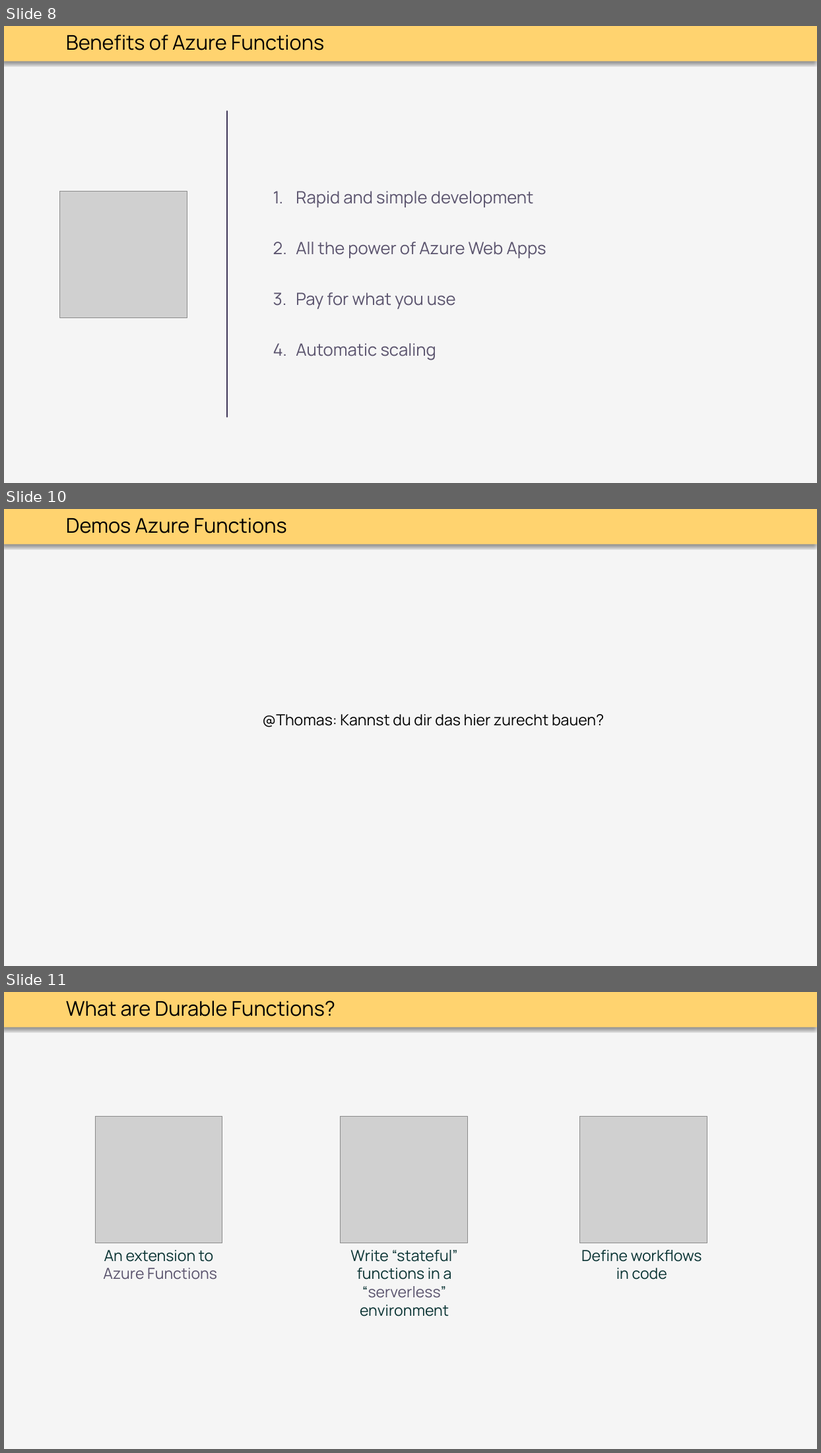
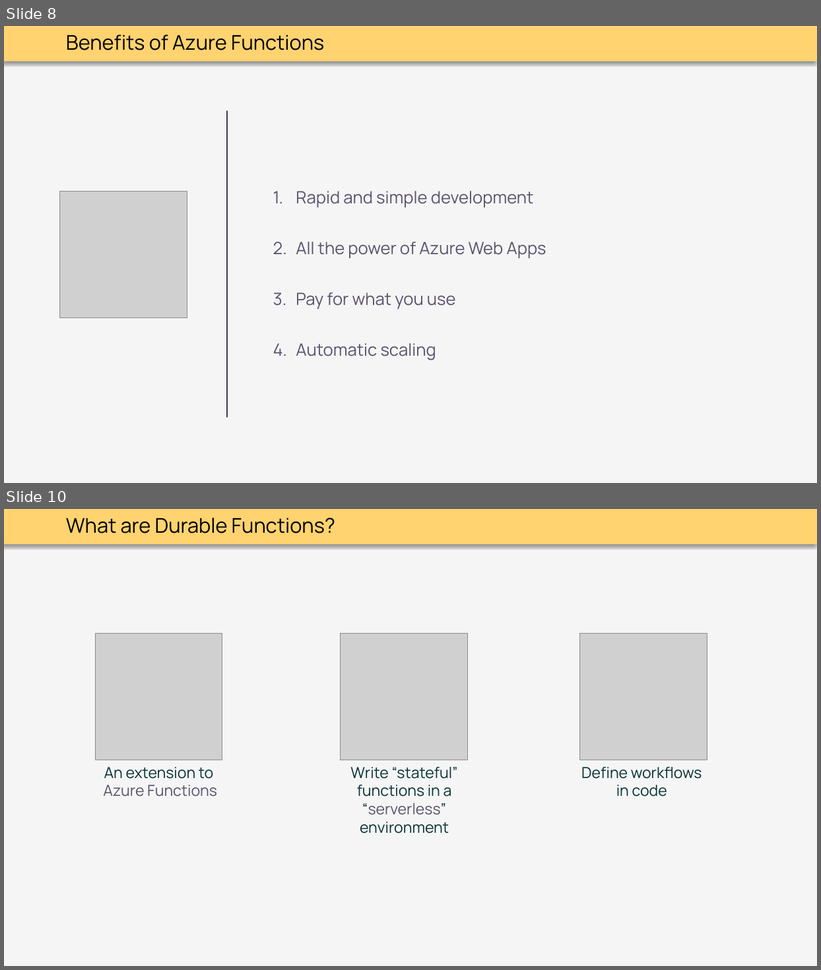
Before and after one commit to thoemmi/DurableFunctionsMeetupRosenheim, a slide deck: slides/Durable_Functions.pptx. Shown one above the other, each under a label of ours: slides 8, 10 and 11 before the commit, slides 8 and 10 after it; the slides between them are not shown. The pictures are 821x1453 and 821x970 pixels, drawn with LibreOffice and Linux fonts; fonts in the diff are those of the drawing; grey boxes stand for pictures. Boxes give left, top, right and bottom in pixels: in the first picture for what was removed or moved away, otherwise in the second. Text is boxed around its words. In the diff, an @@ line names an element or a change of style, - is before the commit and + after.

```diff
--- a/slides/Durable_Functions.pptx
+++ b/slides/Durable_Functions.pptx
@@ slide 10 removed at [4,509,817,966], background #F5F5F5; not listed: 1 template element that a slide beside it also shows @@
@@ text removed at [66,518,287,533] @@
-Demos Azure Functions
@@ text removed at [262,714,604,727] @@
-@Thomas: Kannst du dir das hier zurecht bauen?
@@ what was slide 11 is now slide 10 @@
```
Also in this commit, not shown: 7 slides changed, 5 slides added, 1 other slide removed.
